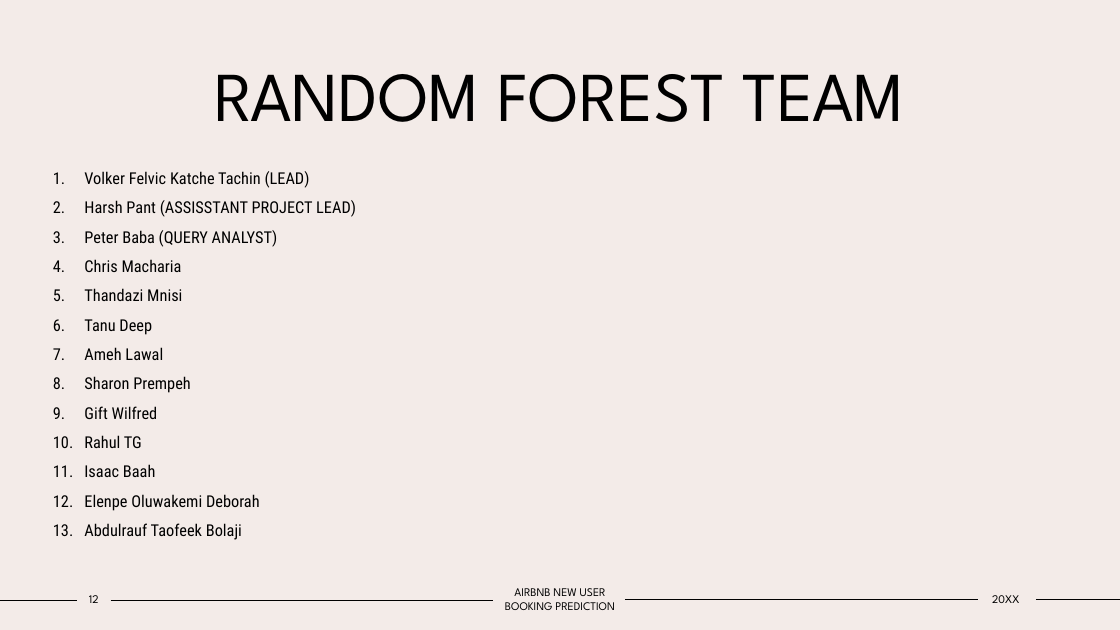
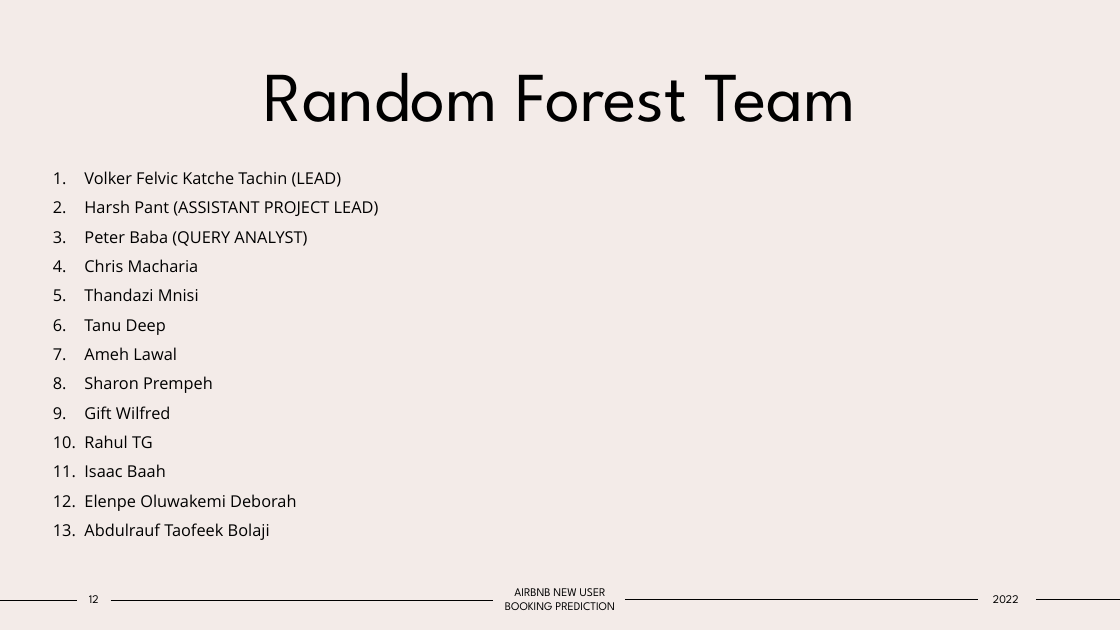
Before and after one commit to volkaseezn/Random-Forest-Premier-Project, a slide deck: slide 12 of AIRBNB NEW USER BOOKING PREDICTION.pptx. Drawn at 1120x630 pixels with LibreOffice and Linux fonts; fonts in the diff are those of the drawing. Boxes give left, top, right and bottom in pixels: in the first picture for what was removed or moved away, otherwise in the second. Text is boxed around its words. In the diff, an @@ line names an element or a change of style, - is before the commit and + after.

Commit message:
updated powerpoint

```diff
--- a/AIRBNB NEW USER BOOKING PREDICTION.pptx
+++ b/AIRBNB NEW USER BOOKING PREDICTION.pptx
@@ title at (x1=264, y1=73, x2=857, y2=122): text changed @@
-RANDOM FOREST TEAM
+Random Forest Team
@@ text at (x1=84, y1=171, x2=342, y2=540): font Roboto Condensed to Open Sans in "Volker Felvic Katche Tachin (LEAD)", "Peter Baba (QUERY ANALYST)", "Chris Macharia", "Thandazi Mnisi" and 8 more places; less space between paragraphs @@
@@ text at (x1=84, y1=200, x2=379, y2=216): text changed; font Roboto Condensed to Open Sans @@
-2. Harsh Pant (ASSISSTANT PROJECT LEAD)
+2. Harsh Pant (ASSISTANT PROJECT LEAD)
@@ text at (x1=993, y1=595, x2=1019, y2=603): text changed @@
-20XX
+2022
```
Also in this commit, not shown: 12 other slides changed.
